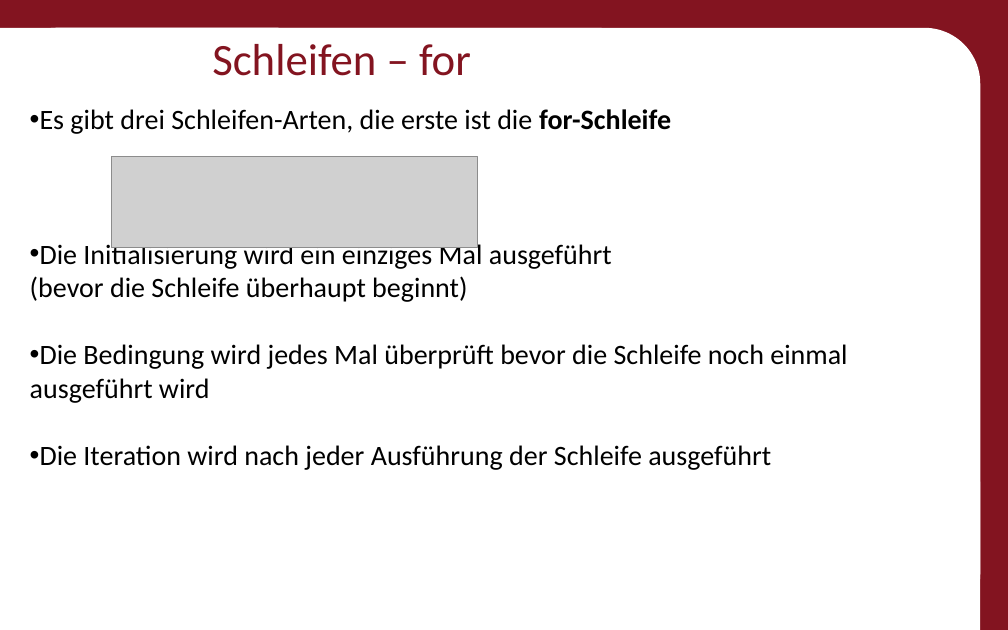
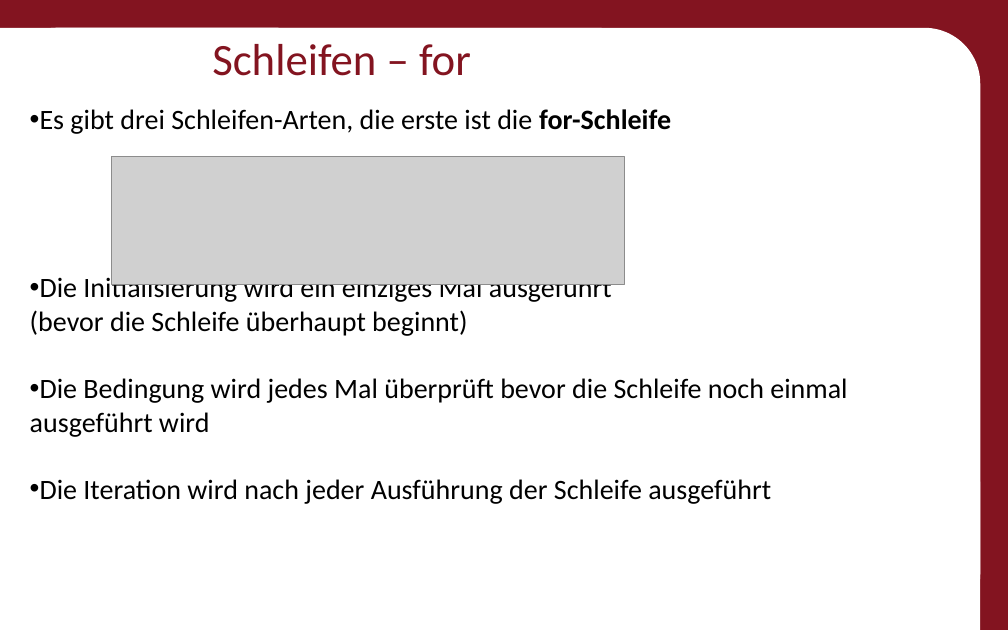
Before and after one commit to Roboscope/java-with-nao, a slide deck: slide 26 of Präsentationen/Anfänger - Java mit NAO.pptx. Drawn at 1008x630 pixels with LibreOffice and Linux fonts; fonts in the diff are those of the drawing; grey boxes stand for pictures; background and template pictures are left out. Boxes give left, top, right and bottom in pixels: in the first picture for what was removed or moved away, otherwise in the second. Text is boxed around its words. In the diff, an @@ line names an element or a change of style, - is before the commit and + after.

```diff
--- a/Präsentationen/Anfänger - Java mit NAO.pptx
+++ b/Präsentationen/Anfänger - Java mit NAO.pptx
@@ text "Es gibt drei Schleifen-Arten, die ..." rewrapped from (30,109,847,470) to (30,109,847,504) @@
@@ picture: place and size @@
-picture at (111,156,478,248)
+picture at (111,156,624,284)
```
Also in this commit, not shown: 10 other slides changed, 1 slide added, 26 other files.
